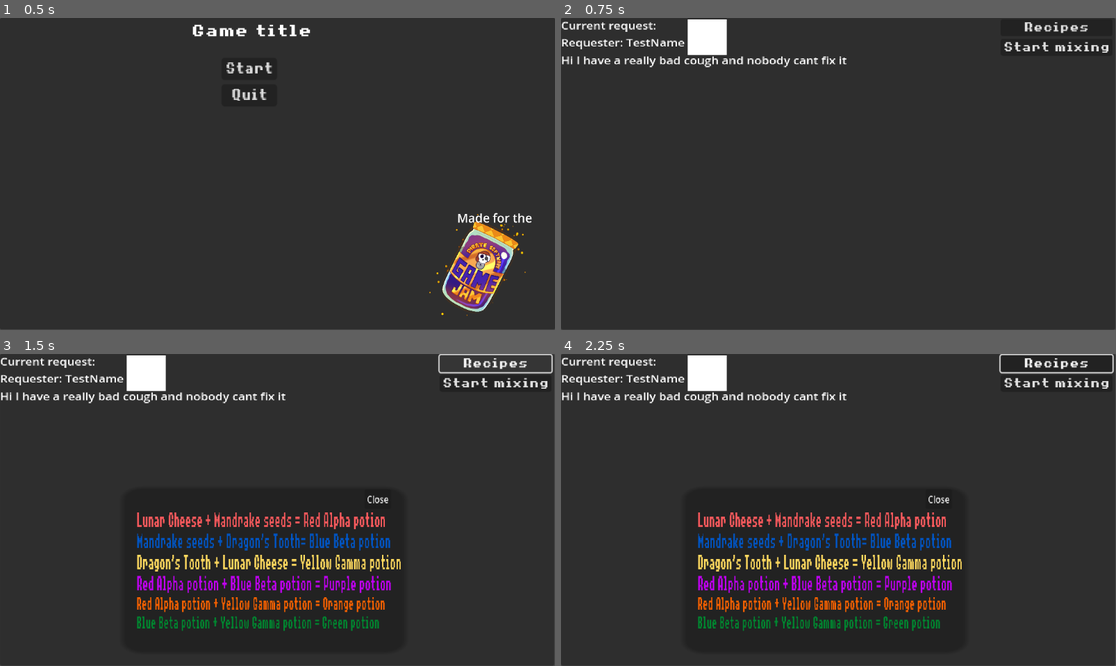
Above: before the commit, frames 1-4 (two rows, left to right).
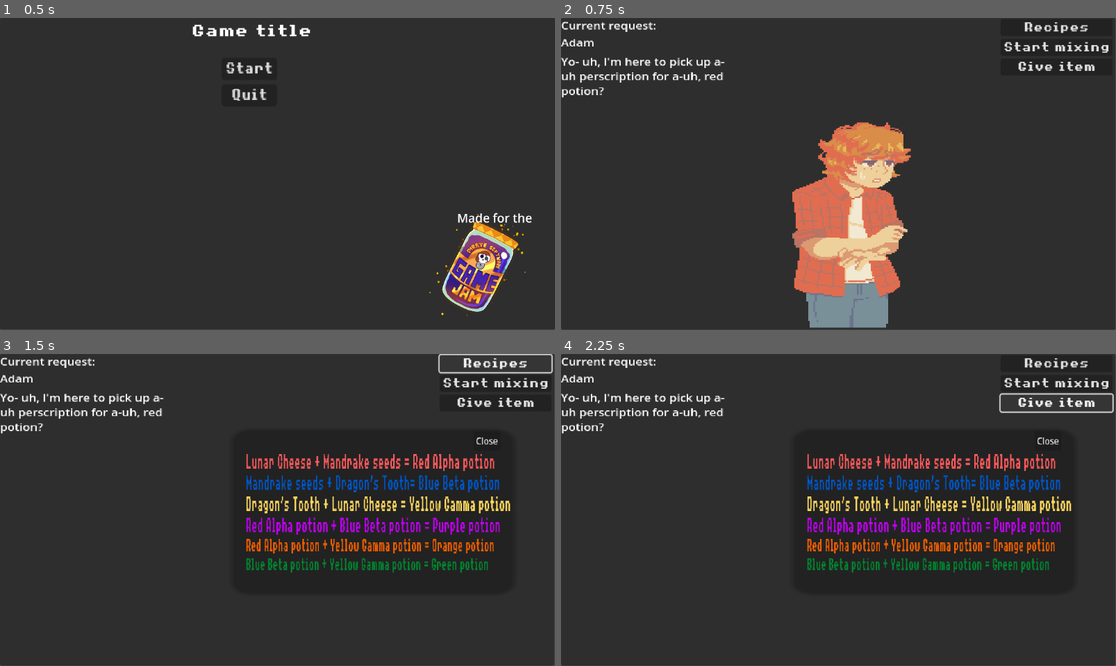
Above: after the commit, the same moments.

Repository: Helixcube067/Pirate-jam
Game: Godot game, scene res://Scenes/PregameMenus/Main Menu/Main Menu.tscn
The game is run twice, just before and just after one commit, with the same random seed, the same clock (stepped at 60 frames per second) and the same inputs.
Inputs (mouse positions are in pixels of both pictures, inside the frame that each line leads up to):
- Up to frame 1 (0.5 s): no input
- Up to frame 2 (0.75 s): click "Start" at 0.5 s
- Up to frame 3 (1.5 s): click "Recipes" at 1.25 s
- Up to frame 4 (2.25 s): click (1054, 403) at 2 s, where only the run after the commit has a clickable "Give item"

Frame 1 is identical in both runs. In frame 2, 13% of the frame differs, in the area x 0-97%, y 0-100%; in frame 3, 13%; in frame 4, 13%, in the area x 0-100%, y 0-89%.

Commit message:
Patch 2.0
- Added in some art assets and music
- Modified the main menu functionality and also added in the give item option
- Added in a lot of stuff for the mixing menu for when art assets come
- Made the sprites disappear and reppear
- Changed and finalized the way requests work
- Modified the UI

Diff:
--- a/MixMenu.gd
+++ b/MixMenu.gd
@@ -9,6 +9,18 @@
 var gammaButton : Button
 var item1 = null
 var item2 = null
+var item1PicSlot : TextureRect
+var item2PicSlot : TextureRect
+var resultsPicSlot : TextureRect
+@export var dragonPic : Texture2D
+@export var cheesePic : Texture2D
+@export var seedPic : Texture2D
+@export var alphaPic : Texture2D
+@export var betaPic : Texture2D
+@export var gammaPic : Texture2D
+@export var purplePic : Texture2D
+@export var greenPic : Texture2D
+@export var orangePic : Texture2D
 enum {DragonsTooth, LunarCheese, MandrakeSeeds, Alpha, Beta, Gamma, Purple, Green, Orange}
 
 func _ready():
@@ -19,6 +31,9 @@
 	alphaButton = %"Alpha button"
 	betaButton = %"Beta button"
 	gammaButton = %"Gamma button"
+	item1PicSlot = %Mixslot1Texture
+	item2PicSlot = %Mixslot2Texture
+	resultsPicSlot = %ResultsslotTexture
 	mixSlot1.text = ""
 	mixSlot2.text = ""
 	resultsSlot.text = ""
@@ -40,6 +55,7 @@
 	#else:
 		#print("Not enough materials")
 		PlayerInventory.lastCraft = Alpha
+		#resultsPicSlot.texture = alphaPic
 func CraftBetaPotion():
 	#if(PlayerInventory.inventory.get("Dragon's Tooth") >= 1 and PlayerInventory.inventory.get("Mandrake Seeds") >= 1):
 		if PlayerInventory.inventory.has("Blue Beta Potion"):
@@ -51,6 +67,7 @@
 	#else:
 		#print("Not enough materials")
 		PlayerInventory.lastCraft = Beta
+		#resultsPicSlot.texture = betaPic
 func CraftGammaPotion():
 	#if(PlayerInventory.inventory.get("Lunar Cheese") >= 1 and PlayerInventory.inventory.get("Dragon's Tooth") >= 1):
 		if PlayerInventory.inventory.has("Yellow Gamma Potion"):
@@ -62,6 +79,7 @@
 	#else:
 		#print("Not enough materials")
 		PlayerInventory.lastCraft = Gamma
+		#resultsPicSlot.texture = gammaPic
 func CraftPurplePotion():
 	if(PlayerInventory.inventory.get("Red Alpha Potion") >= 1 and PlayerInventory.inventory.get("Blue Beta Potion") >= 1):
 		if PlayerInventory.inventory.has("Purple Potion"):
@@ -73,6 +91,8 @@
 	else:
 		print("Not enough materials")
 	PlayerInventory.lastCraft = Purple
+	#resultsPicSlot.texture = purplePic
+
 func CraftOrangePotion():
 	if(PlayerInventory.inventory.get("Red Alpha Potion") >= 1 and PlayerInventory.inventory.get("Yellow Gamma Potion") >= 1):
 		if PlayerInventory.inventory.has("Orange Potion"):
@@ -84,6 +104,7 @@
 	else:
 		print("Not enough materials")
 	PlayerInventory.lastCraft = Orange
+	#resultsPicSlot.texture = orangePic
 
 func CraftGreenPotion():
 	if(PlayerInventory.inventory.get("Blue Beta Potion") >= 1 and PlayerInventory.inventory.get("Yellow Gamma Potion") >= 1):
@@ -96,6 +117,7 @@
 	else:
 		print("Not enough materials")
 	PlayerInventory.lastCraft = Green
+	#resultsPicSlot.texture = greenPic
 
 func _on_back_button_pressed():
 	self.visible = false
@@ -104,55 +126,66 @@
 	if(item1 != null and item1 != DragonsTooth):
 		mixSlot2.text = "Dragon's Tooth"
 		item2 = DragonsTooth
+		#item2PicSlot.texture = dragonPic
 	else:
 		mixSlot1.text = "Dragon's Tooth"
 		item1 = DragonsTooth
+		#item2PicSlot.texture = dragonPic
 	resultsSlot.text = ""
 func _on_lunar_button_pressed():
 	resultsSlot.text = ""
 	if(item1 != null and item1 != LunarCheese):
 		mixSlot2.text = "Lunar Cheese"
 		item2 = LunarCheese
+		#item2PicSlot.texture = cheesePic
 	else:
 		mixSlot1.text = "Lunar Cheese"
 		item1 = LunarCheese
+		#item1PicSlot.texture = cheesePic
 
 func _on_mandrake_button_pressed():
 	resultsSlot.text = ""
 	if(item1 != null and item1 != MandrakeSeeds):
 		mixSlot2.text = "Mandrake Seeds"
 		item2 = MandrakeSeeds
+		#item2PicSlot.texture = seedPic
 	else:
 		mixSlot1.text = "Mandrake Seeds"
 		item1 = MandrakeSeeds
+		#item1PicSlot.texture = seedPic
 
 func _on_alpha_button_pressed():
 	resultsSlot.text = ""
 	if(item1 != null and item1 != Alpha):
 		mixSlot2.text = "Red Alpha Potion"
 		item2 = Alpha
+		#item2PicSlot.texture = alphaPic
 	else:
 		mixSlot1.text = "Red Alpha Potion"
 		item1 = Alpha
+		#item1PicSlot.texture = alphaPic
 
 func _on_beta_button_pressed():
 	resultsSlot.text = ""
 	if(item1 != null and item1 != Beta):
 		mixSlot2.text = "Blue Beta Potion"
 		item2 = Beta
+		#item2PicSlot.texture = betaPic
 	else:
 		mixSlot1.text = "Blue Beta Potion"
 		item1 = Beta
+		#item2PicSlot.texture = betaPic
 
 func _on_gamma_button_pressed():
 	resultsSlot.text = ""
 	if(item1 != null and item1 != Gamma):
 		mixSlot2.text = "Yellow Gamma Potion"
 		item2 = Gamma
+		#item2PicSlot.texture = gammaPic
 	else:
 		mixSlot1.text = "Yellow Gamma Potion"
 		item1 = Gamma
-
+		#item1PicSlot.texture = gammaPic
 func AlphaCheck():
 	if PlayerInventory.inventory.has("Red Alpha Potion"):
 		if(PlayerInventory.inventory.get("Red Alpha Potion") >= 1):
@@ -250,3 +283,5 @@
 	mixSlot2.text = ""
 	item1 = null
 	item2 = null
+	item1PicSlot = null
+	item2PicSlot = null
--- a/MixMenu.tscn
+++ b/MixMenu.tscn
@@ -133,7 +133,8 @@
 horizontal_alignment = 1
 metadata/_edit_use_anchors_ = true
 
-[node name="Mixslot1Texture" type="ColorRect" parent="Panel"]
+[node name="Mixslot1Texture" type="TextureRect" parent="Panel"]
+unique_name_in_owner = true
 layout_mode = 2
 anchor_left = 0.0721093
 anchor_top = 0.849811
@@ -145,7 +146,8 @@
 mouse_filter = 2
 metadata/_edit_use_anchors_ = true
 
-[node name="Mixslot2Texture" type="ColorRect" parent="Panel"]
+[node name="Mixslot2Texture" type="TextureRect" parent="Panel"]
+unique_name_in_owner = true
 layout_mode = 2
 anchor_left = 0.400511
 anchor_top = 0.851353
@@ -157,7 +159,8 @@
 mouse_filter = 2
 metadata/_edit_use_anchors_ = true
 
-[node name="ResultsslotTexture" type="ColorRect" parent="Panel"]
+[node name="ResultsslotTexture" type="TextureRect" parent="Panel"]
+unique_name_in_owner = true
 layout_mode = 2
 anchor_left = 0.749763
 anchor_top = 0.851353
--- a/Scenes/Overworld/Hub/hub.tscn
+++ b/Scenes/Overworld/Hub/hub.tscn
@@ -1,21 +1,66 @@
-[gd_scene load_steps=8 format=3 uid="uid://fkyjmobtredo"]
+[gd_scene load_steps=13 format=3 uid="uid://fkyjmobtredo"]
 
 [ext_resource type="Script" path="res://Scripts/UI/GameUI.gd" id="1_5dxxd"]
-[ext_resource type="AudioStream" uid="uid://b7xes288u3ef4" path="res://Audio/acorn_forest.mp3" id="2_eimee"]
+[ext_resource type="Script" path="res://Scripts/Request scripts/RequestManager.gd" id="2_t42kr"]
 [ext_resource type="PackedScene" uid="uid://03skby2tpkx2" path="res://Scenes/Recipes.tscn" id="3_5vst7"]
 [ext_resource type="Script" path="res://Scenes/Overworld/Hub/hub.gd" id="3_ani2x"]
 [ext_resource type="PackedScene" uid="uid://3ybmkhoy5uh3" path="res://MixMenu.tscn" id="3_cmbid"]
+[ext_resource type="Script" path="res://Scripts/Request scripts/Requests/AdamRequest.gd" id="3_v8ie5"]
 [ext_resource type="FontFile" uid="uid://8rx68otls0l5" path="res://8bitOperatorPlus8-Bold.ttf" id="3_wkc8m"]
-[ext_resource type="Script" path="res://Scripts/Request scripts/Request template/TestRequest.gd" id="5_kudt8"]
+[ext_resource type="Script" path="res://Scripts/Request scripts/Requests/GeorgeRequest.gd" id="4_20gqs"]
+[ext_resource type="Texture2D" uid="uid://cfamudynl75oc" path="res://images/AdamSprite.png" id="4_xf3af"]
+[ext_resource type="Script" path="res://Scripts/Request scripts/Requests/YazminRequest.gd" id="5_qwdv7"]
+[ext_resource type="Texture2D" uid="uid://byur7crbmw243" path="res://images/GeorgeSprite.png" id="6_t32jx"]
+[ext_resource type="AudioStream" uid="uid://gwmkwdaxwurq" path="res://Audio/Pirate Jam OST 1.mp3" id="8_xa05p"]
 
 [node name="Level" type="Control"]
 layout_mode = 3
 anchors_preset = 0
 script = ExtResource("1_5dxxd")
 
+[node name="RequestManager" type="Control" parent="." node_paths=PackedStringArray("requests")]
+anchors_preset = 0
+offset_right = 40.0
+offset_bottom = 40.0
+script = ExtResource("2_t42kr")
+requests = [NodePath("Adam"), NodePath("George")]
+
+[node name="Adam" type="Control" parent="RequestManager"]
+anchors_preset = 0
+offset_right = 40.0
+offset_bottom = 40.0
+script = ExtResource("3_v8ie5")
+imagePath = "res://images/AdamSprite.png"
+requestersName = "Adam"
+requestersPic = ExtResource("4_xf3af")
+entryDialogue = "Yo- uh, I'm here to pick up a-uh perscription for a-uh, red potion? "
+completedDialogue = "Thanks."
+incorrectDialogue = "U-um....this....i'snt what i asked for."
+
+[node name="George" type="Control" parent="RequestManager"]
+anchors_preset = 0
+offset_right = 40.0
+offset_bottom = 40.0
+script = ExtResource("4_20gqs")
+requestersName = "George"
+requestersPic = ExtResource("6_t32jx")
+entryDialogue = "Good afternoon! My doctor told me to pick up a perscription for my bad eyesight. Usually I can see clear as day but now I'm blind as a bat gahaha. Anywho, he recommended I get a Yellow Potion to get better, could you help me out with that?"
+completedDialogue = "Thank you so much, you're a miracle worker!"
+incorrectDialogue = "Whoops looks like you gave me the wrong thing."
+
+[node name="Yazmin" type="Control" parent="RequestManager"]
+anchors_preset = 0
+offset_right = 40.0
+offset_bottom = 40.0
+script = ExtResource("5_qwdv7")
+requestersName = "Yazmin"
+entryDialogue = "Hello! I'm here to get a-uh, purple potion?"
+completedDialogue = "Thank you so much!"
+incorrectDialogue = "Is this really a purple potion?"
+
 [node name="BGM" type="AudioStreamPlayer2D" parent="."]
 unique_name_in_owner = true
-stream = ExtResource("2_eimee")
+stream = ExtResource("8_xa05p")
 bus = &"BGM"
 script = ExtResource("3_ani2x")
 
@@ -31,10 +76,10 @@
 unique_name_in_owner = true
 visible = false
 layout_mode = 1
-offset_left = 202.061
-offset_top = 210.109
-offset_right = 202.061
-offset_bottom = 210.109
+offset_left = 383.356
+offset_top = 118.329
+offset_right = 383.356
+offset_bottom = 118.329
 scale = Vector2(0.484678, 0.484678)
 
 [node name="MixMenu" parent="Panel" instance=ExtResource("3_cmbid")]
@@ -79,6 +124,12 @@
 theme_override_font_sizes/font_size = 20
 text = "Start mixing"
 
+[node name="Give button" type="Button" parent="Panel/Hub menu/Right menu/VBoxContainer"]
+layout_mode = 2
+theme_override_fonts/font = ExtResource("3_wkc8m")
+theme_override_font_sizes/font_size = 20
+text = "Give item"
+
 [node name="RequestTab" type="Control" parent="Panel/Hub menu"]
 layout_mode = 1
 anchor_right = 0.430134
@@ -95,27 +146,36 @@
 text = "Current request:"
 
 [node name="Requester name" type="Label" parent="Panel/Hub menu/RequestTab"]
+unique_name_in_owner = true
 layout_mode = 0
 offset_top = 27.3066
 offset_right = 128.0
 offset_bottom = 56.3066
 text = "Requester: TestName"
 
-[node name="Label3" type="Label" parent="Panel/Hub menu/RequestTab"]
+[node name="Request text" type="RichTextLabel" parent="Panel/Hub menu/RequestTab"]
+unique_name_in_owner = true
 layout_mode = 0
-offset_top = 55.0
-offset_right = 384.0
-offset_bottom = 119.0
-text = "Hi I have a really bad cough and nobody cant fix it"
+offset_top = 56.8889
+offset_right = 238.0
+offset_bottom = 236.889
+bbcode_enabled = true
+text = "Good afternoon! My doctor told me to pick up a perscription for my bad eyesight. Usually I can see clear as day but now I'm blind as a bat gahaha. Anywho, he recommended I get a Yellow Potion to get better, could you help me out with that?"
+fit_content = true
+scroll_active = false
 
-[node name="ColorRect" type="ColorRect" parent="Panel/Hub menu"]
+[node name="Requesters pic" type="TextureRect" parent="."]
+unique_name_in_owner = true
 layout_mode = 0
-offset_left = 210.047
-offset_top = 1.51703
-offset_right = 250.047
-offset_bottom = 41.517
-scale = Vector2(1.61892, 1.40621)
-script = ExtResource("5_kudt8")
+offset_left = 408.0
+offset_top = 168.0
+offset_right = 448.0
+offset_bottom = 208.0
+scale = Vector2(9.03064, 11.8695)
+texture = ExtResource("4_xf3af")
+expand_mode = 1
+metadata/_edit_use_anchors_ = true
 
 [connection signal="pressed" from="Panel/Hub menu/Right menu/VBoxContainer/Recipe button" to="." method="_on_recipe_button_pressed"]
 [connection signal="pressed" from="Panel/Hub menu/Right menu/VBoxContainer/Mix button" to="." method="_on_mix_button_pressed"]
+[connection signal="pressed" from="Panel/Hub menu/Right menu/VBoxContainer/Give button" to="RequestManager" method="_on_give_button_pressed"]
--- a/Scripts/Request scripts/Request template/RequestBase.gd
+++ b/Scripts/Request scripts/Request template/RequestBase.gd
@@ -2,7 +2,12 @@
 class_name requestBase
 enum {DragonsTooth, LunarCheese, MandrakeSeeds, Alpha, Beta, Gamma, Purple, Green, Orange}
 var acceptedItem
-@export var dialogue : String
+@export var imagePath : String
+@export var requestersName : String
+@export var requestersPic : Texture2D
+@export var entryDialogue : String
+@export var completedDialogue : String
+@export var incorrectDialogue : String
 var active : bool = false
 var completed : bool = false
 
--- a/Scripts/Request scripts/Request template/TestRequest.gd
+++ /dev/null
@@ -1 +0,0 @@
-extends requestBase
--- /dev/null
+++ b/Scripts/Request scripts/RequestManager.gd
@@ -0,0 +1,34 @@
+extends Node
+
+@export var requests : Array[requestBase] = []
+var currentRequest : requestBase
+var requestText : RichTextLabel
+var picSlot : TextureRect
+var requester : Label
+func _ready():
+	requester = %"Requester name"
+	requestText = %"Request text"
+	picSlot = %"Requesters pic"
+	requests.shuffle()
+	UpdateRequests()
+
+func UpdateRequests():
+	if(requests.size() > 0):
+		currentRequest = requests.pop_front()
+		requester.text = currentRequest.requestersName
+		requestText.text = currentRequest.entryDialogue
+		picSlot.texture = currentRequest.requestersPic
+	else:
+		#credits
+		pass
+
+func _on_give_button_pressed():
+	if(PlayerInventory.lastCraft == null):
+		pass
+	else:
+		if(PlayerInventory.lastCraft == currentRequest.acceptedItem):
+			requestText.text = currentRequest.completedDialogue
+			await get_tree().create_timer(2.5).timeout
+			UpdateRequests()
+		else:
+			requestText.text = currentRequest.incorrectDialogue
--- /dev/null
+++ b/Scripts/Request scripts/Requests/AdamRequest.gd
@@ -0,0 +1,4 @@
+extends requestBase
+
+func _ready():
+	acceptedItem = Alpha
--- /dev/null
+++ b/Scripts/Request scripts/Requests/GeorgeRequest.gd
@@ -0,0 +1,4 @@
+extends requestBase
+
+func _ready():
+	acceptedItem = Gamma
--- /dev/null
+++ b/Scripts/Request scripts/Requests/YazminRequest.gd
@@ -0,0 +1,4 @@
+extends requestBase
+
+func _ready():
+	acceptedItem = Purple
--- a/Scripts/UI/GameUI.gd
+++ b/Scripts/UI/GameUI.gd
@@ -2,21 +2,31 @@
 var recipeMenu : Control
 var hubMenu : Control
 var mixMenu : Control
+var pic : TextureRect
 
 func _ready():
+	pic = %"Requesters pic"
 	recipeMenu = %Recipes
 	hubMenu = %"Hub menu"
 	mixMenu = %MixMenu
 	mixMenu.CloseMixMenu.connect(ClosedMixMenu)
+	recipeMenu.CloseRecipeMenu.connect(ShowRequester)
 func _on_recipe_button_pressed():
 	if(recipeMenu.visible):
 		recipeMenu.visible = false
+		pic.visible = true
 	else:
 		recipeMenu.visible = true
+		pic.visible = false
 func _on_mix_button_pressed():
 	hubMenu.visible = false
 	recipeMenu.visible = false
 	mixMenu.visible = true
+	pic.visible = false
 
 func ClosedMixMenu():
 	hubMenu.visible = true
+	pic.visible = true
+
+func ShowRequester():
+	pic.visible = true
--- a/Scripts/UI/RecipeUI.gd
+++ b/Scripts/UI/RecipeUI.gd
@@ -1,5 +1,8 @@
 extends Node
+
+signal CloseRecipeMenu
 
 func _on_button_pressed():
 	self.visible = false
+	emit_signal("CloseRecipeMenu")
 	print("Clicked")
Not shown, added: Audio/Pirate Jam OST 1.mp3.import
Binary file added: images/AdamSprite.png
Not shown, added: images/AdamSprite.png.import
Binary file added: images/GeorgeSprite.png
Not shown, added: images/GeorgeSprite.png.import
Not shown, added: Audio/Pirate Jam OST 1.mp3
